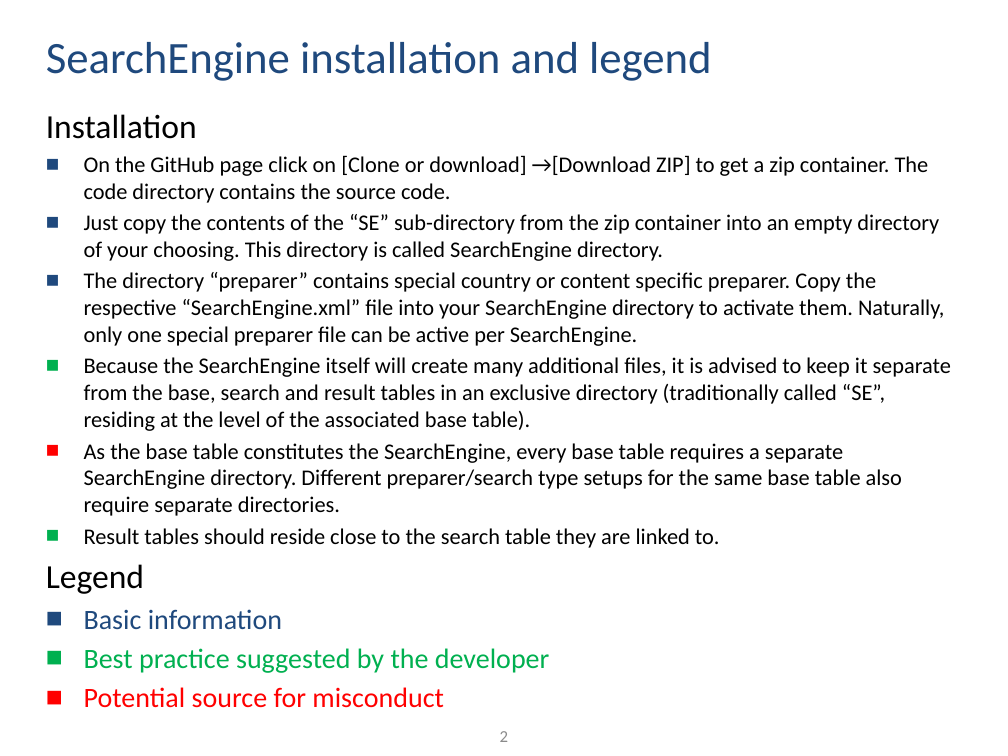
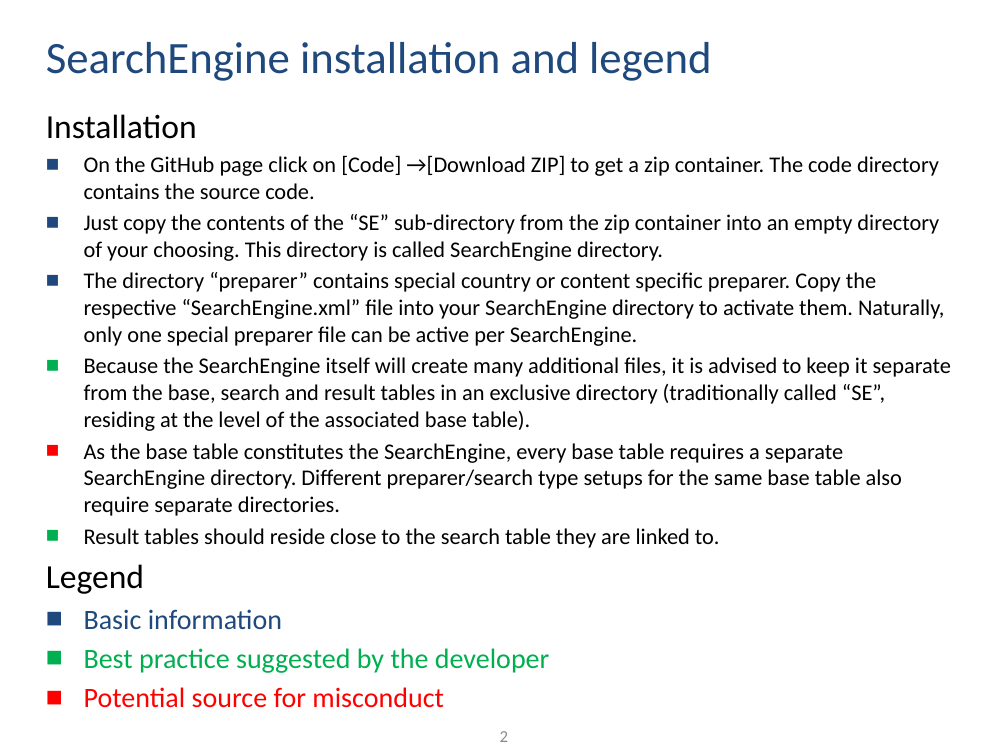
Before and after one commit to ThorstenDoherr/searchengine, a slide deck: slide 2 of doc/Manual.pptx. Drawn at 1008x756 pixels with LibreOffice and Linux fonts; fonts in the diff are those of the drawing. Boxes give left, top, right and bottom in pixels: in the first picture for what was removed or moved away, otherwise in the second. Text is boxed around its words. In the diff, an @@ line names an element or a change of style, - is before the commit and + after.

```diff
--- a/doc/Manual.pptx
+++ b/doc/Manual.pptx
@@ text at <box>84,155,939,199</box>: text changed @@
-■ On the GitHub page click on [Clone or download] →[Download ZIP] to get a zip container. The code directory contains the source code.
+■ On the GitHub page click on [Code] →[Download ZIP] to get a zip container. The code directory contains the source code.
```
Also in this commit, not shown: 41 other slides changed, 3 slides added, 2 slides removed, 1 other file.
